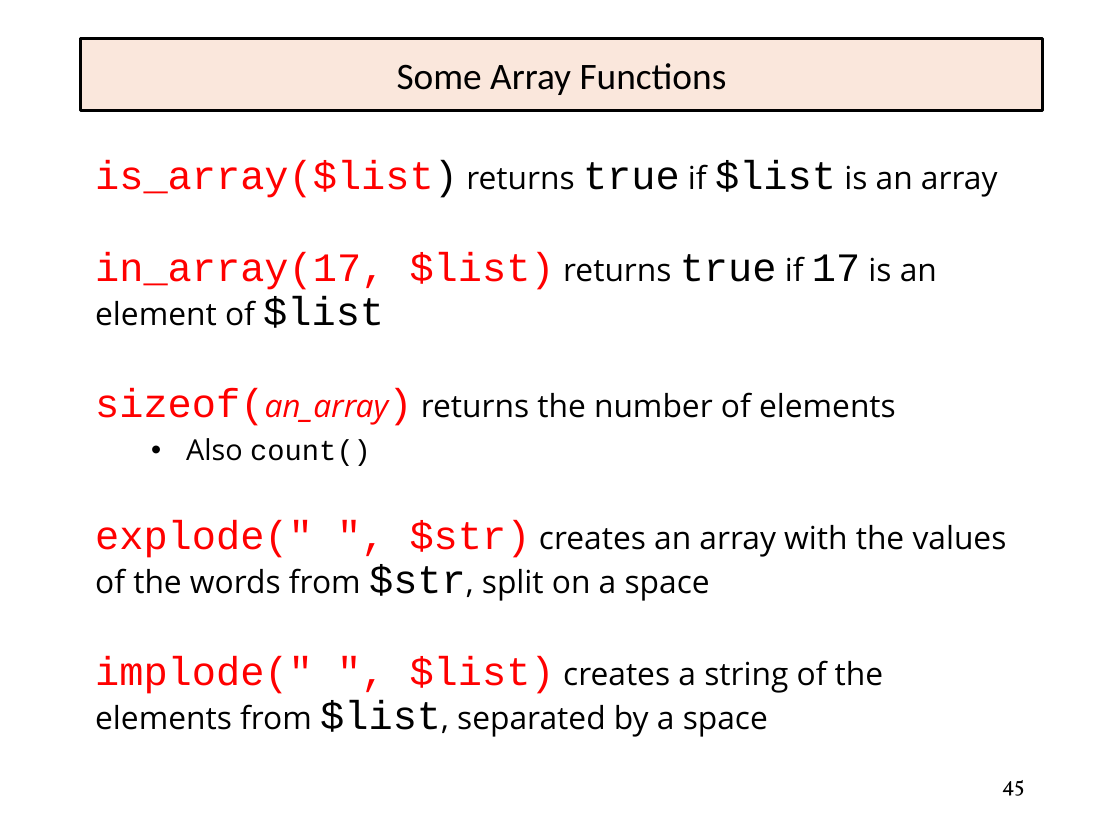
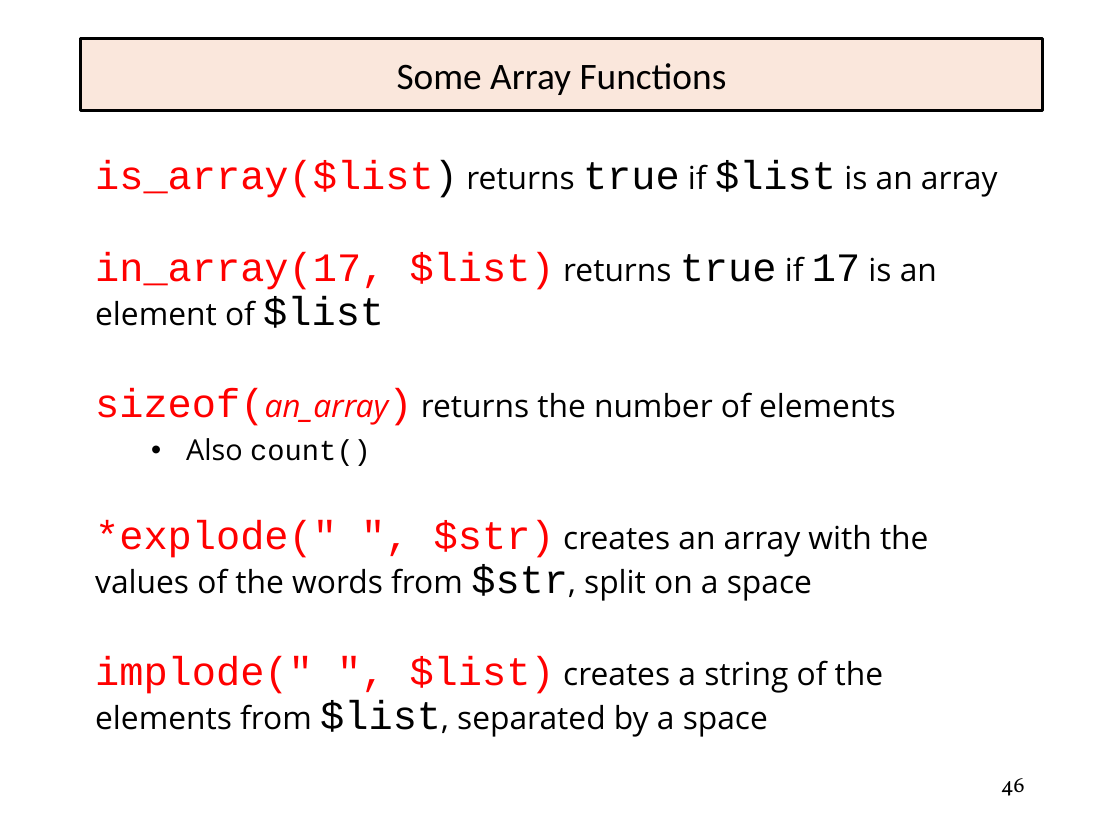
Before and after one commit to EricJPogue/www-epogue-info, a slide deck: slide 46 of CPSC-24700/Presentations/php.pptx (slide 45 before the commit). Drawn at 1120x840 pixels with LibreOffice and Linux fonts; fonts in the diff are those of the drawing. Boxes give left, top, right and bottom in pixels: in the first picture for what was removed or moved away, otherwise in the second. Text is boxed around its words. In the diff, an @@ line names an element or a change of style, - is before the commit and + after.

```diff
--- a/CPSC-24700/Presentations/php.pptx
+++ b/CPSC-24700/Presentations/php.pptx
@@ text at [95, 520, 928, 601]: text changed @@
-explode(" ", $str) creates an array with the values of the words from $str, split on a space
+*explode(" ", $str) creates an array with the values of the words from $str, split on a space
@@ page number at [1001, 778, 1025, 796]: text changed @@
-45
+46
```
Also in this commit, not shown: 1 other slide changed, 2 slides added, 6 other files.
